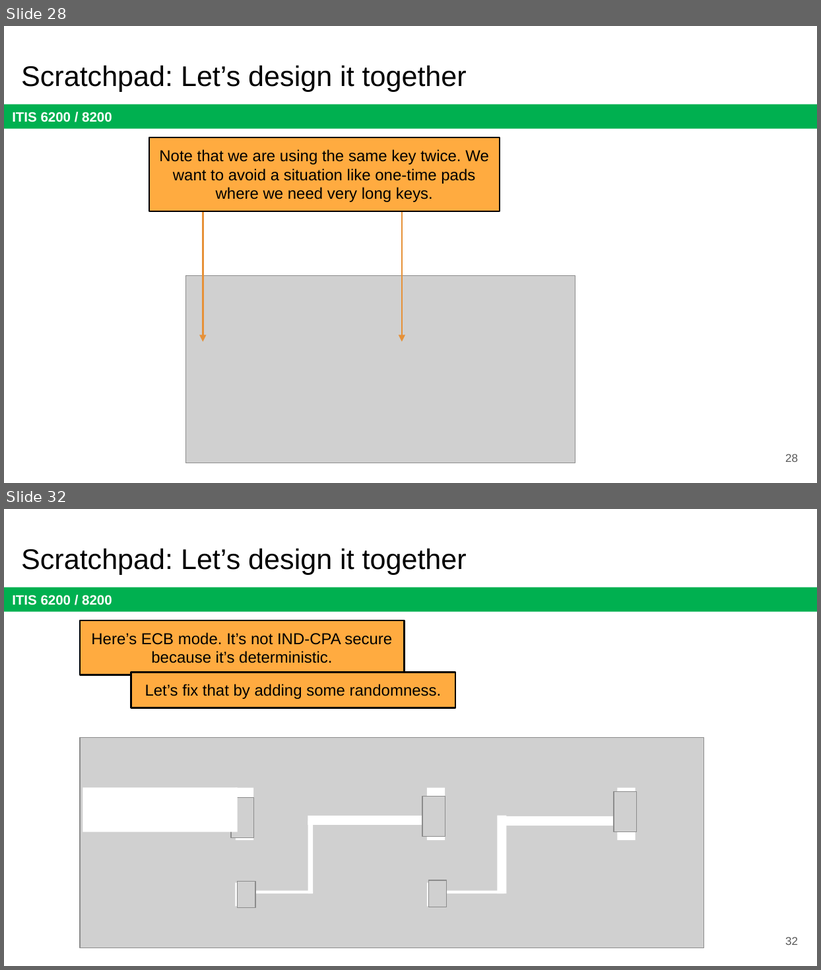
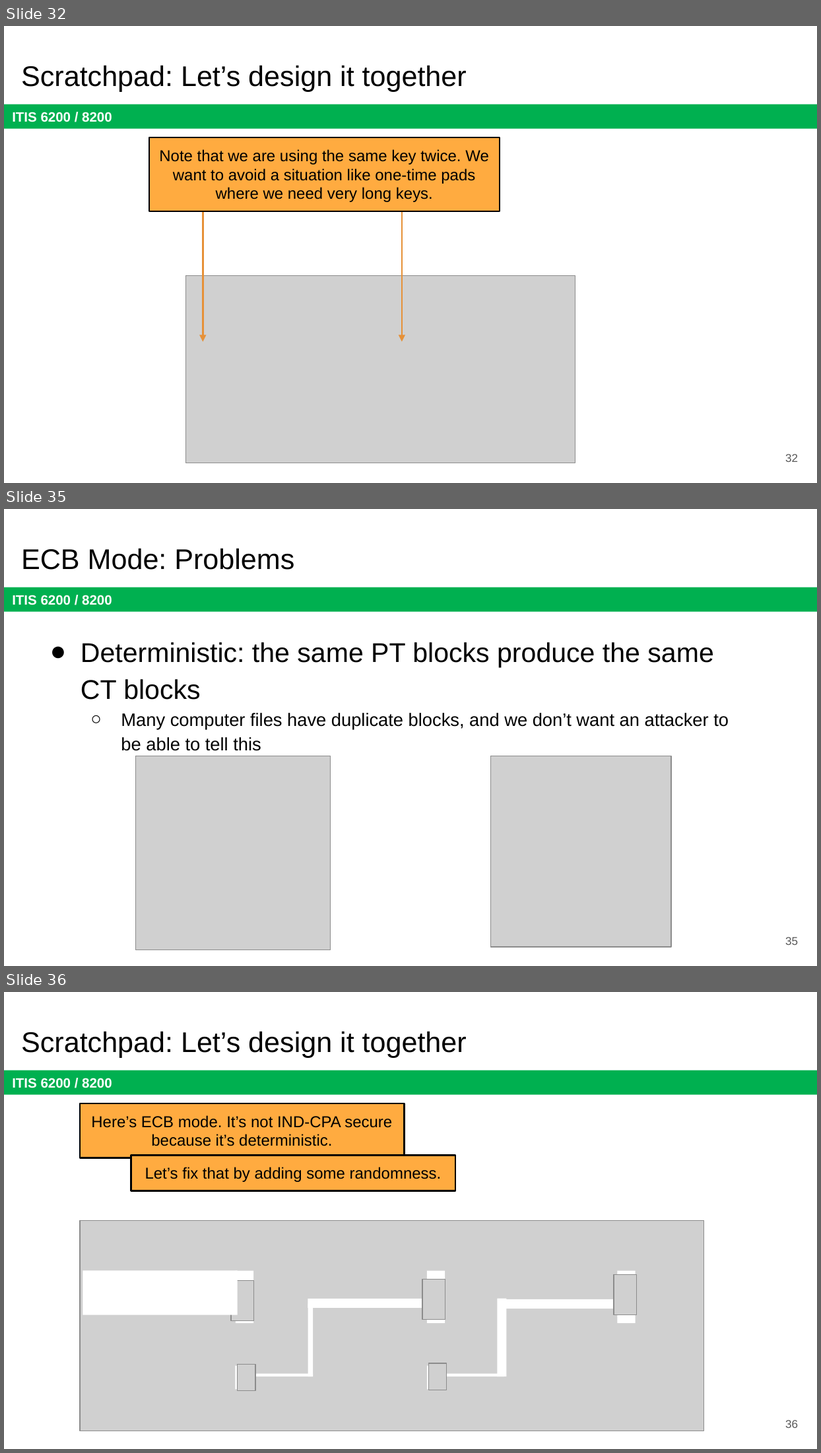
Before and after one commit to jx5c/github.io, a slide deck: teaching/ITIS6200/2023fa/lectures/lec03.pptx. Shown one above the other, each under a label of ours: slides 28 and 32 before the commit, slides 32, 35 and 36 after it; the slides between them are not shown. The pictures are 821x970 and 821x1453 pixels, drawn with LibreOffice and Linux fonts; fonts in the diff are those of the drawing; grey boxes stand for pictures. Boxes give left, top, right and bottom in pixels: in the first picture for what was removed or moved away, otherwise in the second. Text is boxed around its words. In the diff, an @@ line names an element or a change of style, - is before the commit and + after.

```diff
--- a/teaching/ITIS6200/2023fa/lectures/lec03.pptx
+++ b/teaching/ITIS6200/2023fa/lectures/lec03.pptx
@@ slide 35 added at [4,509,817,966], background #FFFFFF; not listed: 1 template element that a slide beside it also shows @@
@@ title added at [21,548,294,570], 25.2 pt, text #000000 @@
+ECB Mode: Problems
@@ text added at [81,642,729,751], 16 pt, text #000000 @@
+● Deterministic: the same PT blocks produce the same CT blocks
+  ○ Many computer files have duplicate blocks, and we don’t want an attacker to be able to tell this
@@ picture added at [136,757,330,951] @@
@@ picture added at [491,757,671,947] @@
@@ page number added at [785,937,798,945], 10 pt, text #595959 @@
+35
@@ what was slide 28 is now slide 32 @@
@@ page number at [785,454,798,462]: text changed @@
-28
+32
@@ what was slide 32 is now slide 36 @@
@@ page number at [785,1420,798,1428]: text changed @@
-32
+36
```
Also in this commit, not shown: 8 slides changed, 5 other slides added, 2 slides removed, 1 other file.
